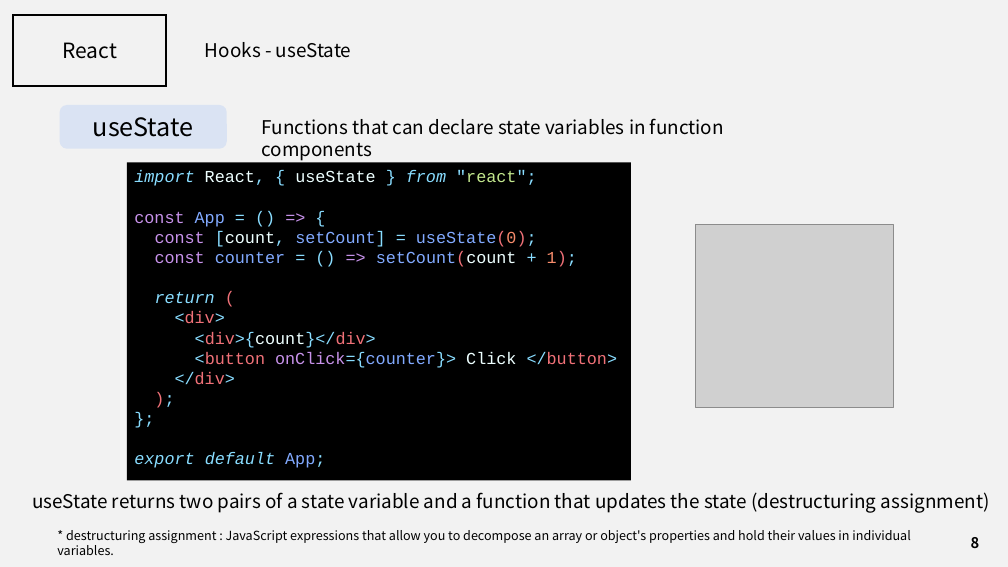
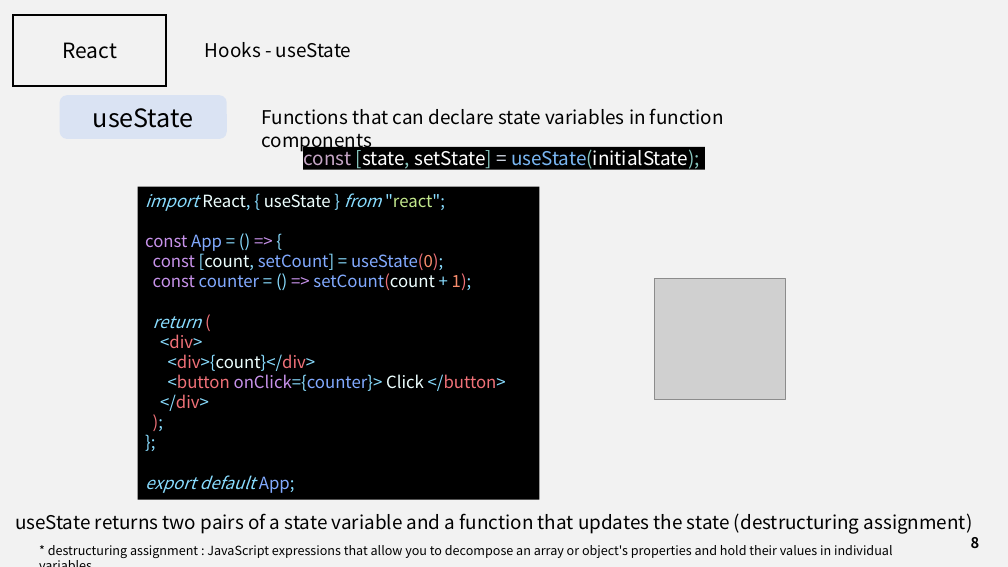
Before and after one commit to J3SUNG/Seminar, a slide deck: slide 8 of 210215_React_2.pptx. Drawn at 1008x567 pixels with LibreOffice and Linux fonts; fonts in the diff are those of the drawing; grey boxes stand for pictures. Boxes give left, top, right and bottom in pixels: in the first picture for what was removed or moved away, otherwise in the second. Text is boxed around its words. In the diff, an @@ line names an element or a change of style, - is before the commit and + after.

```diff
--- a/210215_React_2.pptx
+++ b/210215_React_2.pptx
@@ rounded rectangle "useState": place and size @@
-rounded rectangle "useState" at [60, 105, 227, 149]
+rounded rectangle "useState" at [60, 95, 227, 139]
@@ text "Functions that can declare state ...": place and size @@
-text "Functions that can declare state ..." at [262, 118, 724, 161]
+text "Functions that can declare state ..." at [262, 108, 724, 152]
@@ rectangle added at [303, 147, 705, 169], fill #000000, 18 pt, text #FFFFFF @@
+const [state, setState] = useState(initialState);
@@ rectangle "import React, { useState } ...": place and size @@
-rectangle "import React, { useState } ..." at [127, 163, 631, 481]
+rectangle "import React, { useState } ..." at [138, 187, 539, 500]
@@ rectangle "import React, { useState } ..." at [138, 187, 539, 500]: font Courier New to Noto Sans CJK KR @@
@@ picture: place and size @@
-picture at [696, 225, 893, 408]
+picture at [655, 278, 786, 399]
@@ text "useState returns two pairs of ...": place and size @@
-text "useState returns two pairs of ..." at [32, 492, 990, 513]
+text "useState returns two pairs of ..." at [15, 513, 973, 534]
@@ text "* destructuring assignment : JavaScript ..." rewrapped from [57, 530, 910, 555] to [48, 545, 892, 558] @@
```
Also in this commit, not shown: 1 other slide changed, 4 slides added, 2 other files.
